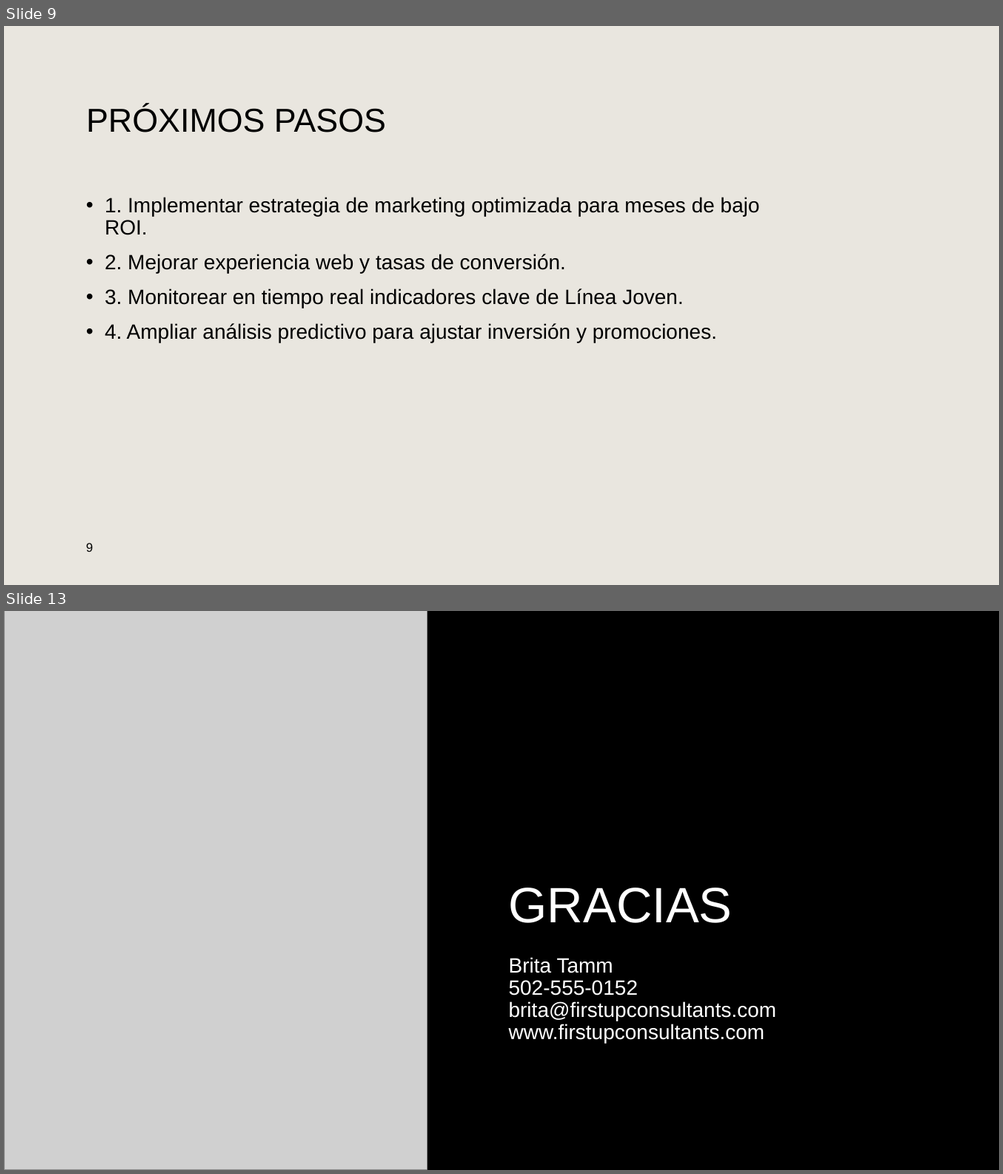
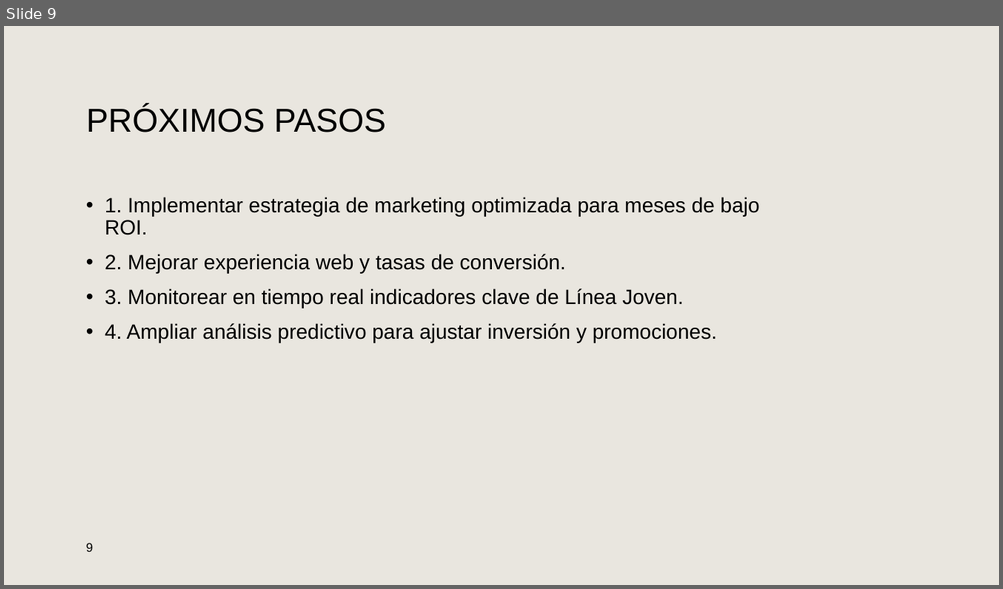
Before and after one commit to Guillo-bit/Beletza, a slide deck: reports/Al rescate de la Línea Joven.pptx. Shown one above the other, each under a label of ours: slides 9 and 13 before the commit, slide 9 after it; the slides between them are not shown. The pictures are 1003x1174 and 1003x589 pixels, drawn with LibreOffice and Linux fonts; fonts in the diff are those of the drawing; grey boxes stand for pictures; background and template pictures are left out. Boxes give left, top, right and bottom in pixels: in the first picture for what was removed or moved away, otherwise in the second. Text is boxed around its words. In the diff, an @@ line names an element or a change of style, - is before the commit and + after.

```diff
--- a/reports/Al rescate de la Línea Joven.pptx
+++ b/reports/Al rescate de la Línea Joven.pptx
@@ slide 13 removed at [4, 611, 999, 1170], background #000000 @@
@@ picture removed at [4, 611, 427, 1170] @@
@@ title removed at [509, 888, 732, 923] @@
-GRACIAS
@@ text removed at [509, 957, 777, 1044] @@
-Brita Tamm
-502-555-0152
-brita@firstupconsultants.com
-www.firstupconsultants.com
```
Also in this commit, not shown: 3 other slides removed.
